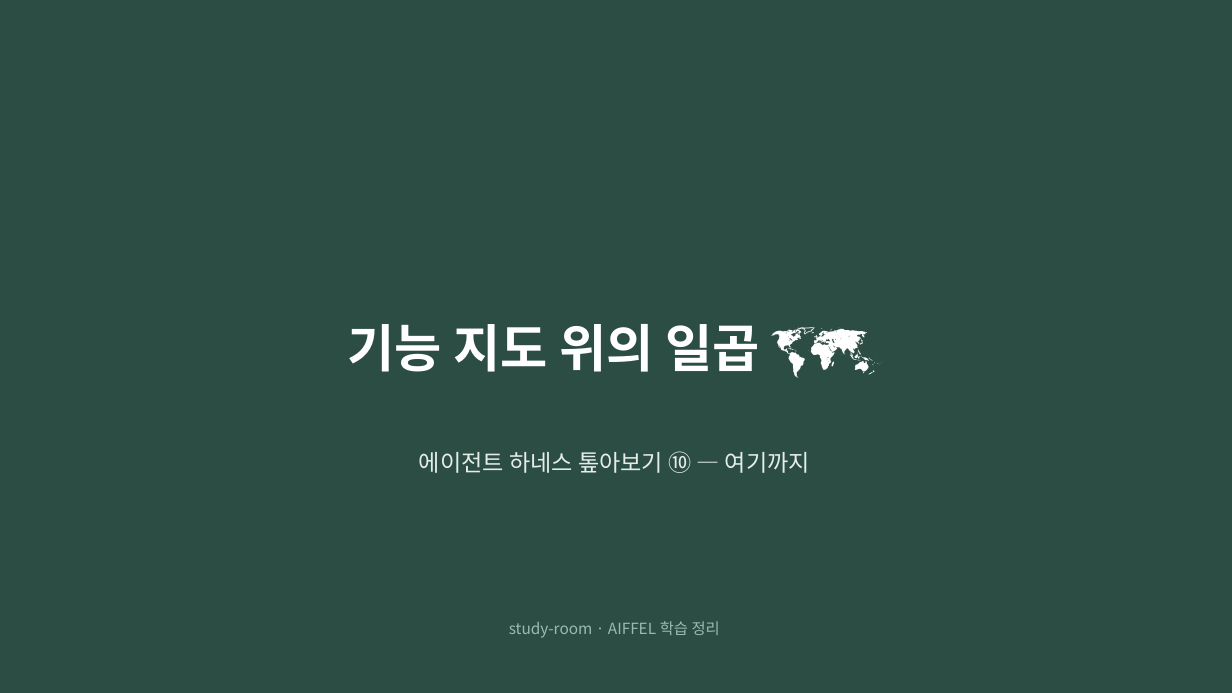
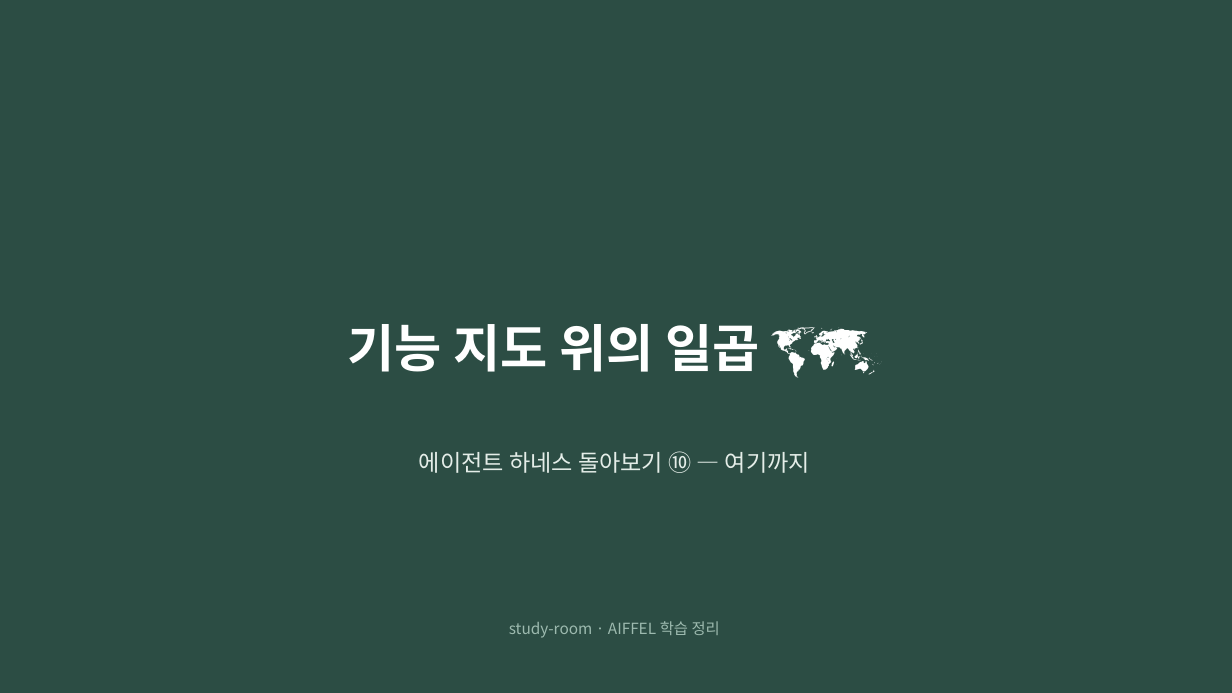
Before and after one commit to inseoklee-ai/study-room, a slide deck: slide 14 of harness-map/harness-map.pptx. Drawn at 1232x693 pixels with LibreOffice and Linux fonts; fonts in the diff are those of the drawing. Boxes give left, top, right and bottom in pixels: in the first picture for what was removed or moved away, otherwise in the second. Text is boxed around its words. In the diff, an @@ line names an element or a change of style, - is before the commit and + after.

```diff
--- a/harness-map/harness-map.pptx
+++ b/harness-map/harness-map.pptx
@@ text at (x1=419, y1=451, x2=810, y2=473): text changed @@
-에이전트 하네스 톺아보기 ⑩ — 여기까지
+에이전트 하네스 돌아보기 ⑩ — 여기까지
```
Also in this commit, not shown: 1 other slide changed, 23 other files.
